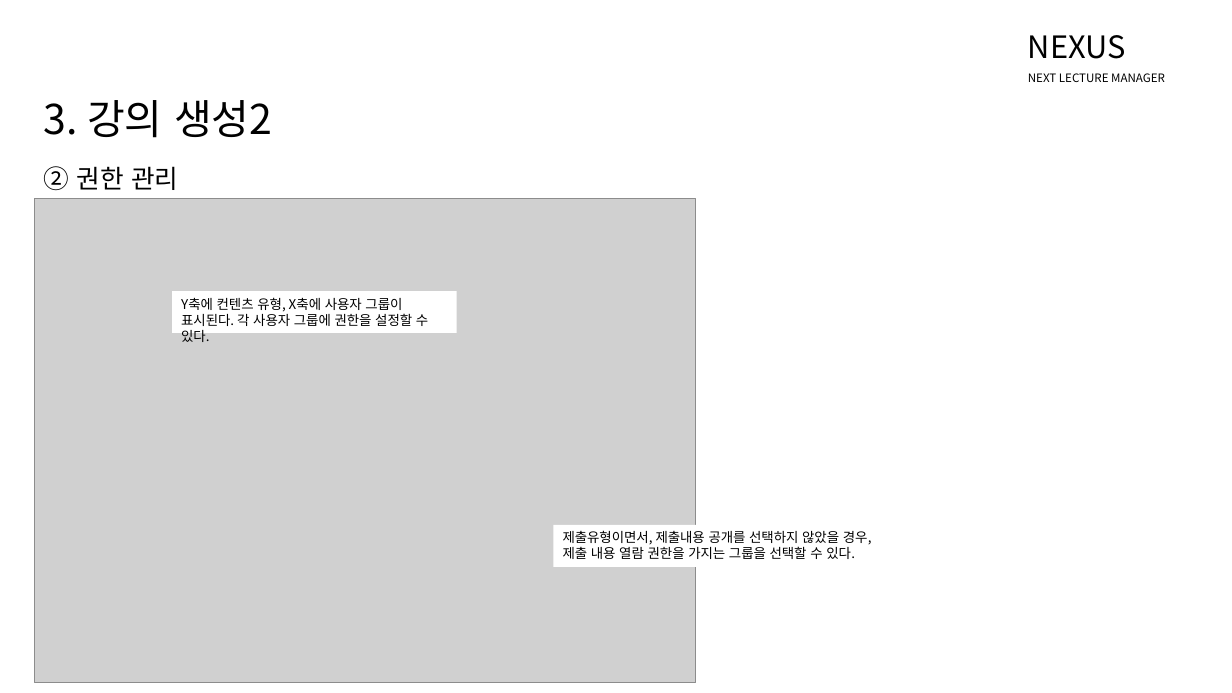
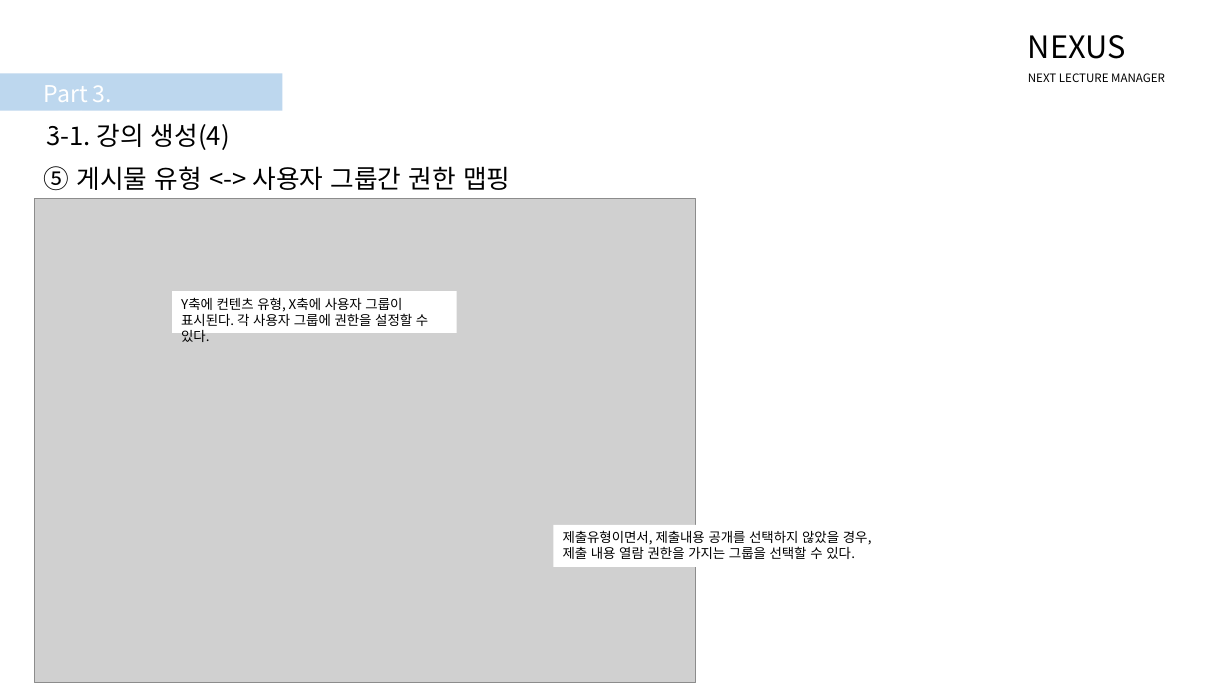
Before and after one commit to NHNNEXT/2015-03-REAL-TUTU, a slide deck: slide 15 of Nexus.pptx (slide 10 before the commit). Drawn at 1232x693 pixels with LibreOffice and Linux fonts; fonts in the diff are those of the drawing; grey boxes stand for pictures. Boxes give left, top, right and bottom in pixels: in the first picture for what was removed or moved away, otherwise in the second. Text is boxed around its words. In the diff, an @@ line names an element or a change of style, - is before the commit and + after.

```diff
--- a/Nexus.pptx
+++ b/Nexus.pptx
@@ rectangle added at <box>0,74,282,111</box>, fill #BDD7EE @@
@@ text added at <box>44,85,112,135</box>, 18 pt, text #FFFFFF @@
+Part 3. 강의
@@ text at <box>46,123,230,150</box>: text changed; size 32 to 20 pt @@
-3. 강의 생성2
+3-1. 강의 생성(4)
@@ text at <box>44,166,510,191</box>: text changed @@
-② 권한 관리
+⑤ 게시물 유형 <-> 사용자 그룹간 권한 맵핑
```
Also in this commit, not shown: 17 other slides changed, 10 slides added, 2 other files.
